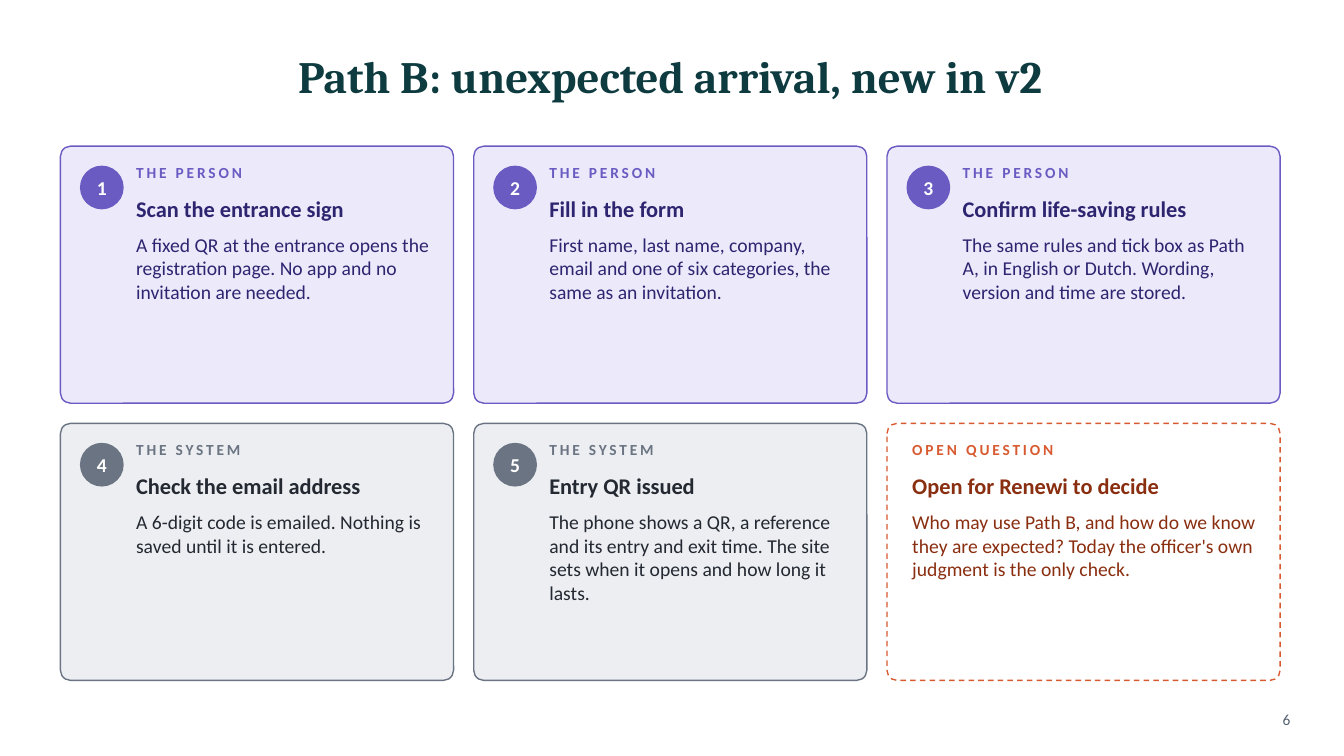
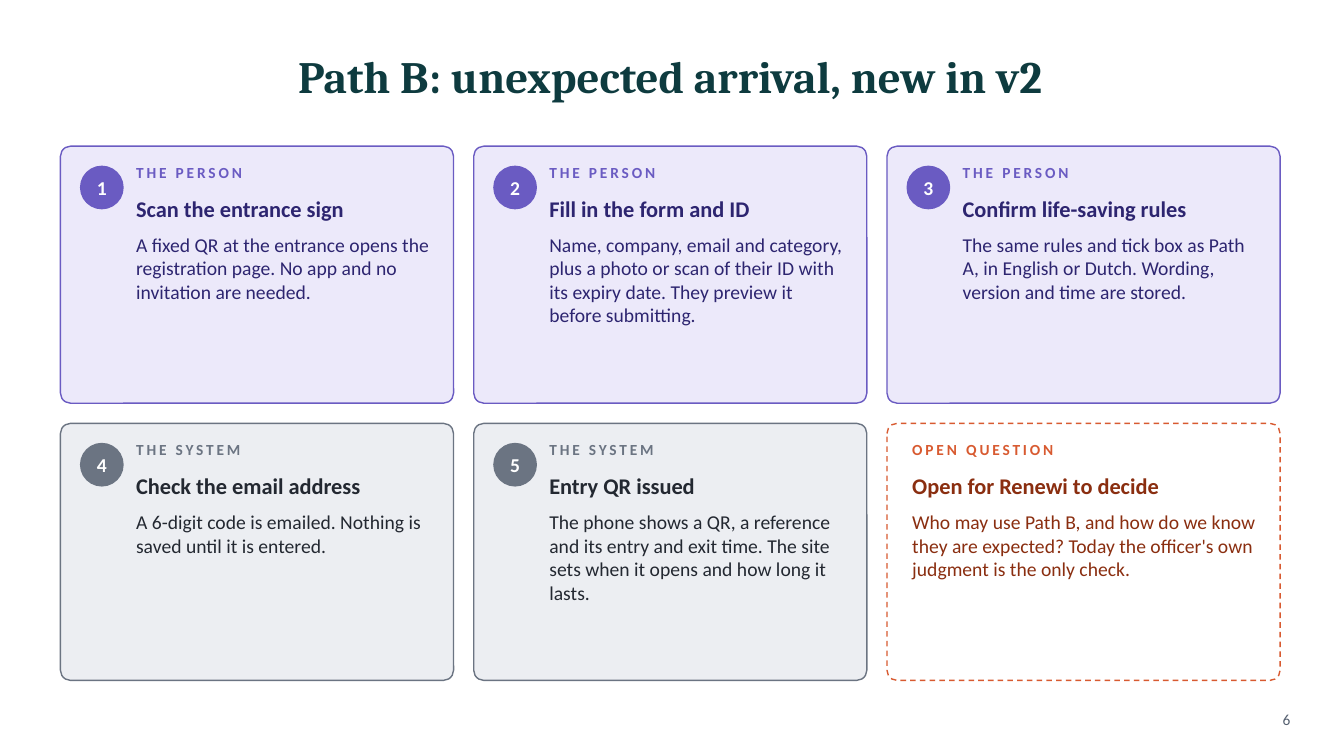
Before and after one commit to Sharon-dt3/vlaardingen_contractor_access, a slide deck: slide 6 of v2/docs/Site-Access-V2-Deck.pptx. Drawn at 1344x756 pixels with LibreOffice and Linux fonts; fonts in the diff are those of the drawing. Boxes give left, top, right and bottom in pixels: in the first picture for what was removed or moved away, otherwise in the second. Text is boxed around its words. In the diff, an @@ line names an element or a change of style, - is before the commit and + after.

```diff
--- a/v2/docs/Site-Access-V2-Deck.pptx
+++ b/v2/docs/Site-Access-V2-Deck.pptx
@@ text at [549, 201, 749, 217]: text changed @@
-Fill in the form
+Fill in the form and ID
@@ text at [549, 238, 842, 326]: text changed @@
-First name, last name, company, email and one of six categories, the same as an invitation.
+Name, company, email and category, plus a photo or scan of their ID with its expiry date. They preview it before submitting.
```
Also in this commit, not shown: 2 other slides changed, 15 other files.
